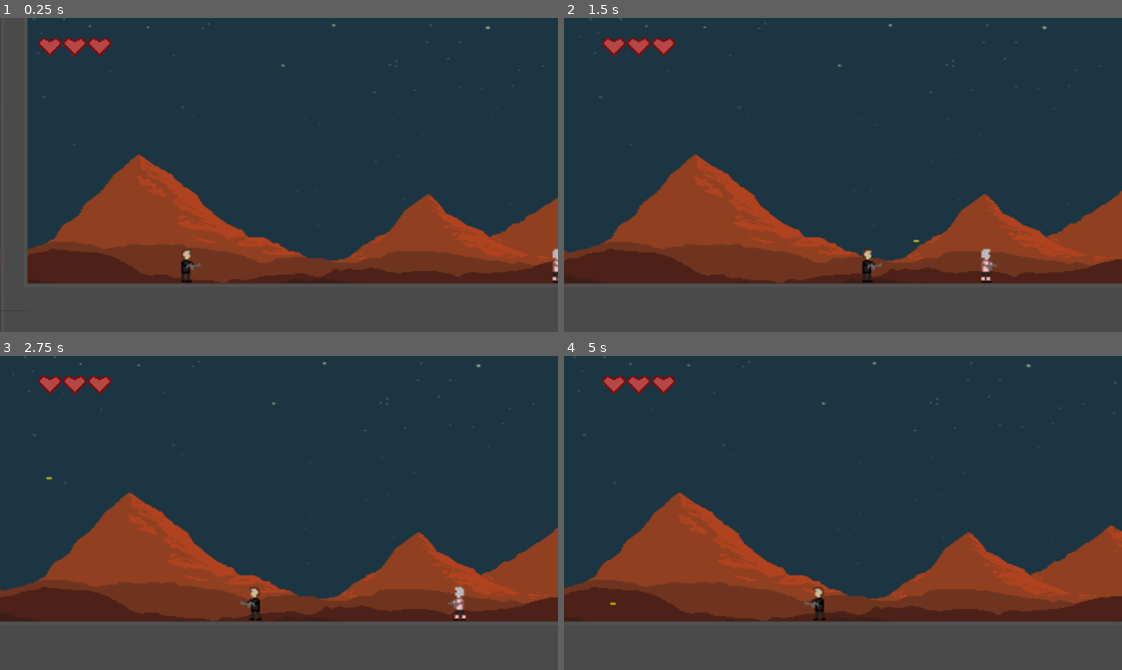
Above: before the commit, frames 1-4 (two rows, left to right).
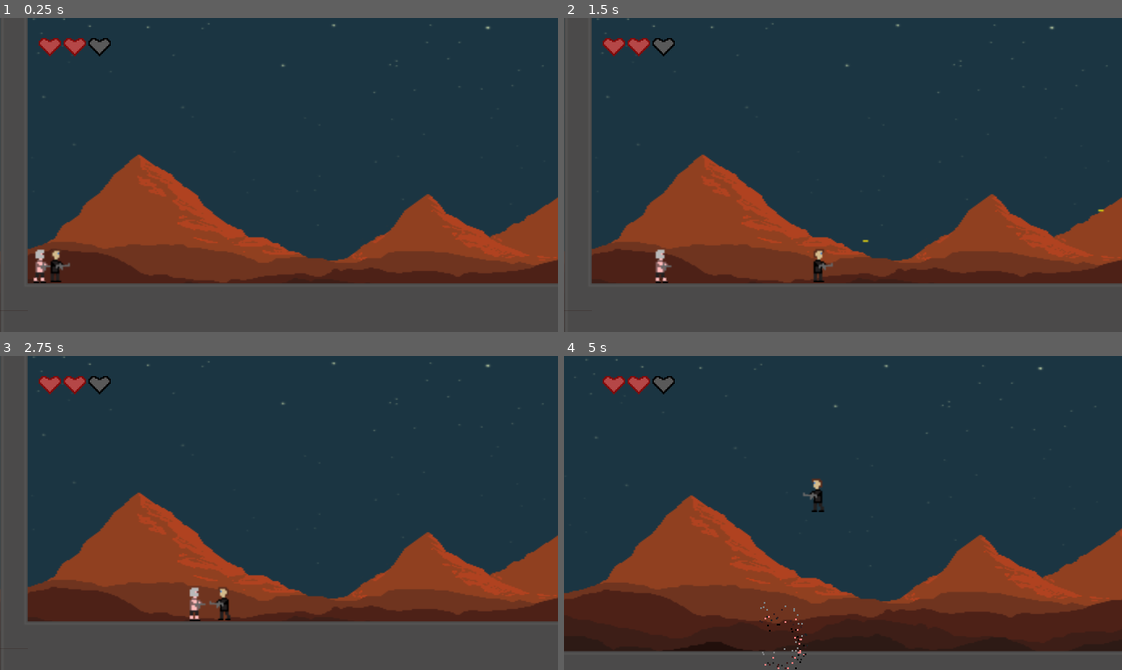
Above: after the commit, the same moments.

Repository: KrugerDaniel/PI_202_Blitzkrieg
Game: Godot game, scene res://scenes/Main.tscn
The game is run twice, just before and just after one commit, with the same random seed, the same clock (stepped at 60 frames per second) and the same inputs.
Inputs (mouse positions are in pixels of both pictures, inside the frame that each line leads up to):
- Up to frame 1 (0.25 s): no input
- Up to frame 2 (1.5 s): tap Enter (ui_accept) at 0.5, 0.77 s; move the mouse to (965, 159) at 0.52 s; hold D (ui_right) from 0.53 s (still down); click (965, 159) at 0.6 s; move the mouse to (731, 190) at 1.27 s; click (731, 190) at 1.35 s
- Up to frame 3 (2.75 s): tap Enter (ui_accept) at 1.52 s; move the mouse to (334, 443) at 2.02 s; release D (ui_right) at 2.03 s; hold A (ui_left) from 2.03 s (still down); click (334, 443) at 2.1 s
- Up to frame 4 (5 s): move the mouse to (815, 575) at 2.77 s; release A (ui_left) at 2.78 s; hold D (ui_right) 2.78-4.28 s; click (815, 575) at 2.85 s; tap Enter (ui_accept) at 3.02, 3.77, 4.52 s; move the mouse to (1010, 560) at 3.52 s; click (1010, 560) at 3.6 s; move the mouse to (675, 465) at 4.27 s; hold A (ui_left) from 4.28 s (still down); click (675, 465) at 4.35 s

The runs differ from the first frame. In frame 1, 0.8% of the frame differs, in the area x 5-100%, y 6-85%; in frame 2, 8.1%; in frame 3, 8.8%; in frame 4, 15%, in the area x 0-100%, y 0-100%.

Commit message:
Utilizei o Github Desktop

Diff:
--- a/Godot/project.godot
+++ b/Godot/project.godot
@@ -23,6 +23,7 @@
 
 window/size/width=320
 window/size/height=180
+window/size/always_on_top=true
 window/size/test_width=1080
 window/size/test_height=720
 window/stretch/mode="2d"
@@ -58,6 +59,12 @@
  ]
 }
 
+[layer_names]
+
+2d_physics/layer_1="mundo"
+2d_physics/layer_2="inimigo"
+2d_physics/layer_3="player"
+
 [rendering]
 
 environment/default_environment="res://default_env.tres"
--- a/Godot/scenes/Main.tscn
+++ b/Godot/scenes/Main.tscn
@@ -11,7 +11,7 @@
 script = ExtResource( 5 )
 
 [node name="player" parent="." instance=ExtResource( 2 )]
-position = Vector2( 107.98, 181.507 )
+position = Vector2( 31.98, 181.507 )
 
 [node name="TileMap" type="TileMap" parent="."]
 tile_set = ExtResource( 1 )
@@ -32,7 +32,7 @@
 centered = false
 
 [node name="KinematicBody2D" parent="." instance=ExtResource( 3 )]
-position = Vector2( 309.723, 181.303 )
+position = Vector2( 25.4193, 181.303 )
 
 [node name="CanvasLayer" type="CanvasLayer" parent="."]
 
--- /dev/null
+++ b/Godot/scenes/TitleScreen.tscn
@@ -0,0 +1,21 @@
+[gd_scene load_steps=3 format=2]
+
+[ext_resource path="res://assets/sprites/Display/Menu/Menu Principal.png" type="Texture" id=1]
+[ext_resource path="res://scripts/TitleScreen.gd" type="Script" id=2]
+
+[node name="Control" type="Control"]
+anchor_right = 1.0
+anchor_bottom = 1.0
+script = ExtResource( 2 )
+__meta__ = {
+"_edit_use_anchors_": false
+}
+
+[node name="Sprite" type="Sprite" parent="."]
+scale = Vector2( 0.534, 0.356 )
+texture = ExtResource( 1 )
+centered = false
+
+[node name="Area2D" type="Area2D" parent="Sprite"]
+
+[node name="CollisionShape2D" type="CollisionShape2D" parent="Sprite/Area2D"]
--- a/Godot/scenes/enemy.tscn
+++ b/Godot/scenes/enemy.tscn
@@ -19,7 +19,7 @@
 } ]
 
 [sub_resource type="RectangleShape2D" id=2]
-extents = Vector2( 3.161, 9.84801 )
+extents = Vector2( 3.45828, 9.73002 )
 
 [sub_resource type="Image" id=8]
 data = {
@@ -63,18 +63,17 @@
 orbit_velocity = 0.0
 orbit_velocity_random = 0.0
 
-[node name="KinematicBody2D" type="KinematicBody2D" groups=[
-"enemy",
-]]
+[node name="enemy" type="KinematicBody2D"]
 script = ExtResource( 2 )
 
 [node name="AnimatedSprite" type="AnimatedSprite" parent="."]
+position = Vector2( -1, -7 )
 frames = SubResource( 1 )
-animation = "stoped"
+animation = "run"
+frame = 1
 
 [node name="CollisionShape2D" type="CollisionShape2D" parent="."]
-visible = false
-position = Vector2( -1.1892, -0.445953 )
+position = Vector2( -1.13021, -0.681922 )
 shape = SubResource( 2 )
 
 [node name="RayCast2D" type="RayCast2D" parent="."]
@@ -96,13 +95,13 @@
 explosiveness = 1.0
 process_material = SubResource( 7 )
 
-[node name="Tween" type="Tween" parent="."]
+[node name="Area2D" type="Area2D" parent="."]
+collision_layer = 2
+collision_mask = 4
 
-[node name="AreaEnemy" type="Area2D" parent="."]
+[node name="CollisionShape2D" type="CollisionShape2D" parent="Area2D"]
 visible = false
-
-[node name="CollisionShape2D" type="CollisionShape2D" parent="AreaEnemy"]
+modulate = Color( 0.054902, 0.00392157, 0.00392157, 1 )
 position = Vector2( -1.1892, -0.445953 )
 shape = SubResource( 2 )
-disabled = true
 [connection signal="timeout" from="Timer" to="." method="_on_Timer_timeout"]
--- a/Godot/scenes/player.tscn
+++ b/Godot/scenes/player.tscn
@@ -10,6 +10,16 @@
 
 [sub_resource type="SpriteFrames" id=1]
 animations = [ {
+"frames": [ ExtResource( 7 ), ExtResource( 6 ), ExtResource( 5 ) ],
+"loop": true,
+"name": "run_up",
+"speed": 8.0
+}, {
+"frames": [ ExtResource( 6 ) ],
+"loop": false,
+"name": "stoped_up",
+"speed": 0.0
+}, {
 "frames": [ ExtResource( 4 ) ],
 "loop": false,
 "name": "stoped",
@@ -19,20 +29,10 @@
 "loop": true,
 "name": "run",
 "speed": 8.0
-}, {
-"frames": [ ExtResource( 7 ), ExtResource( 6 ), ExtResource( 5 ) ],
-"loop": true,
-"name": "run_up",
-"speed": 8.0
-}, {
-"frames": [ ExtResource( 6 ) ],
-"loop": false,
-"name": "stoped_up",
-"speed": 0.0
 } ]
 
 [sub_resource type="RectangleShape2D" id=2]
-extents = Vector2( 3.14408, 9.8681 )
+extents = Vector2( 3.32201, 9.8681 )
 
 [sub_resource type="ParticlesMaterial" id=3]
 emission_shape = 1
@@ -45,19 +45,24 @@
 orbit_velocity_random = 0.0
 color = Color( 0.960784, 0.0313726, 0.0313726, 1 )
 
+[sub_resource type="CapsuleShape2D" id=4]
+radius = 3.50993
+height = 14.0883
+
 [node name="player" type="KinematicBody2D" groups=[
 "player",
 ]]
 z_index = 1
+collision_layer = 5
 script = ExtResource( 2 )
 
 [node name="AnimatedSprite" type="AnimatedSprite" parent="."]
+position = Vector2( 0.078743, -7 )
 frames = SubResource( 1 )
 animation = "stoped"
 
 [node name="CollisionShape2D" type="CollisionShape2D" parent="."]
-visible = false
-position = Vector2( -0.993252, -0.463515 )
+position = Vector2( 0.00674796, -0.463515 )
 shape = SubResource( 2 )
 
 [node name="PositionUP" type="Position2D" parent="."]
@@ -67,18 +72,6 @@
 [node name="PositionLado" type="Position2D" parent="."]
 visible = false
 position = Vector2( 7.88202, -0.463998 )
-
-[node name="Camera2D" type="Camera2D" parent="."]
-visible = false
-scale = Vector2( 0.948164, 1 )
-current = true
-limit_left = 0
-limit_top = 0
-limit_right = 1000
-limit_bottom = 220
-smoothing_enabled = true
-smoothing_speed = 7.0
-editor_draw_limits = true
 
 [node name="Particles2D" type="Particles2D" parent="."]
 emitting = false
@@ -96,11 +89,20 @@
 [node name="TimerInvencible" type="Timer" parent="."]
 one_shot = true
 
-[node name="Area" type="Area2D" parent="."]
-visible = false
+[node name="Camera2D" type="Camera2D" parent="."]
+current = true
+limit_left = 0
+limit_top = 0
+limit_right = 1260
+limit_bottom = 220
+smoothing_enabled = true
+smoothing_speed = 7.0
 
-[node name="CollisionShape2D" type="CollisionShape2D" parent="Area"]
-position = Vector2( -0.993252, -0.463515 )
-shape = SubResource( 2 )
-disabled = true
+[node name="Area2D" type="Area2D" parent="."]
+collision_layer = 4
+collision_mask = 2
+
+[node name="CollisionShape2D" type="CollisionShape2D" parent="Area2D"]
+shape = SubResource( 4 )
 [connection signal="timeout" from="Timer" to="." method="_on_Timer_timeout"]
+[connection signal="area_entered" from="Area2D" to="." method="_on_Area2D_area_entered"]
--- a/Godot/scenes/shot.tscn
+++ b/Godot/scenes/shot.tscn
@@ -6,9 +6,7 @@
 [sub_resource type="RectangleShape2D" id=1]
 extents = Vector2( 1.79771, 0.850086 )
 
-[node name="Area2D" type="Area2D" groups=[
-"tiro",
-]]
+[node name="Area2D" type="Area2D"]
 script = ExtResource( 2 )
 
 [node name="Sprite" type="Sprite" parent="."]
--- a/Godot/scripts/GUI.gd
+++ b/Godot/scripts/GUI.gd
@@ -1,12 +1,9 @@
 extends Control
-
-var hp = 3
 
 func _ready():
 	$AnimatedSprite.play("FullHeart")
 
-func damage(_damage):
-	hp -= 1
+func damage(hp):
 	if hp == 2:
 		$AnimatedSprite.play("MiddleHeart")
 	if hp == 1:
--- /dev/null
+++ b/Godot/scripts/TitleScreen.gd
@@ -0,0 +1,4 @@
+extends Control
+
+func _ready():
+	pass
--- a/Godot/scripts/enemy.gd
+++ b/Godot/scripts/enemy.gd
@@ -50,8 +50,8 @@
 
 		"""if get_slide_count() > 0:
 			for i in range(get_slide_count()):
-				if ""player"" in get_slide_collision(i).collider.name:
-					get_slide_collision(i).collider.damage()"""
+				if "'player'" in get_slide_collision(i).collider.name:
+					get_slide_collision(i).collider.received_damage()"""
 
 func _on_Timer_timeout():
 	queue_free()
--- a/Godot/scripts/player.gd
+++ b/Godot/scripts/player.gd
@@ -75,16 +75,14 @@
 
 		movimento = move_and_slide(movimento, UP)
 
-		if get_slide_count() > 0:
-			for i in range(get_slide_count()):
-				if "KinematicBody2D" in get_slide_collision(i).collider.name:
-					if $TimerInvencible.time_left == 0:
-						$TimerInvencible.start()
-						hp -= 1
-						emit_signal("damage", 1)
-
 		if hp <= 0:
 			dead()
+
+func received_damage():
+	if $TimerInvencible.time_left == 0:
+		$TimerInvencible.start()
+		hp -= 1
+		emit_signal("damage", hp)
 
 func dead():
 	is_dead = true
@@ -96,3 +94,7 @@
 
 func _on_Timer_timeout():
 	timeout = get_tree().reload_current_scene()
+
+
+func _on_Area2D_area_entered(_area):
+	received_damage()
--- a/Godot/scripts/shot.gd
+++ b/Godot/scripts/shot.gd
@@ -20,4 +20,6 @@
 func _on_Area2D_body_entered(body):
 	if "KinematicBody2D" in body.name:
 		body.dead()
+	if "player" in body.name:
+		body.received_damage()
 	queue_free()
Binary file added: Godot/assets/sprites/Display/Menu/Menu Controles.png
Not shown, added: Godot/assets/sprites/Display/Menu/Menu Controles.png.import
Binary file added: Godot/assets/sprites/Display/Menu/Menu Principal.png
Not shown, added: Godot/assets/sprites/Display/Menu/Menu Principal.png.import
Binary file changed: Godot/assets/sprites/Sprites_Personagens/Boss/Boss (1) cima.png
Binary file changed: Godot/assets/sprites/Sprites_Personagens/Boss/Boss (1).png
Binary file changed: Godot/assets/sprites/Sprites_Personagens/Boss/Boss (2) cima.png
Binary file changed: Godot/assets/sprites/Sprites_Personagens/Boss/Boss (2).png
Binary file changed: Godot/assets/sprites/Sprites_Personagens/Boss/Boss (3) cima.png
Binary file changed: Godot/assets/sprites/Sprites_Personagens/Boss/Boss (3).png
Binary file changed: Godot/assets/sprites/Sprites_Personagens/Inimigo_Forte/Inimigo forte (1) cima.png
Binary file changed: Godot/assets/sprites/Sprites_Personagens/Inimigo_Forte/Inimigo forte (1).png
(and 17 more such lines)
